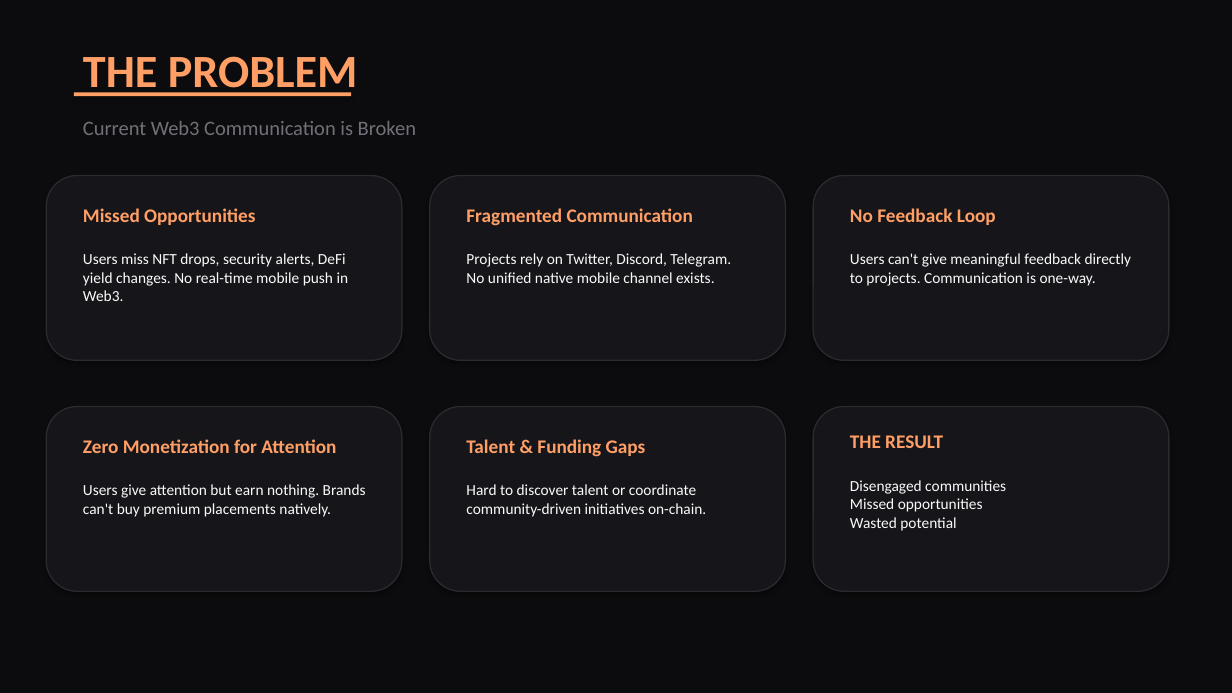
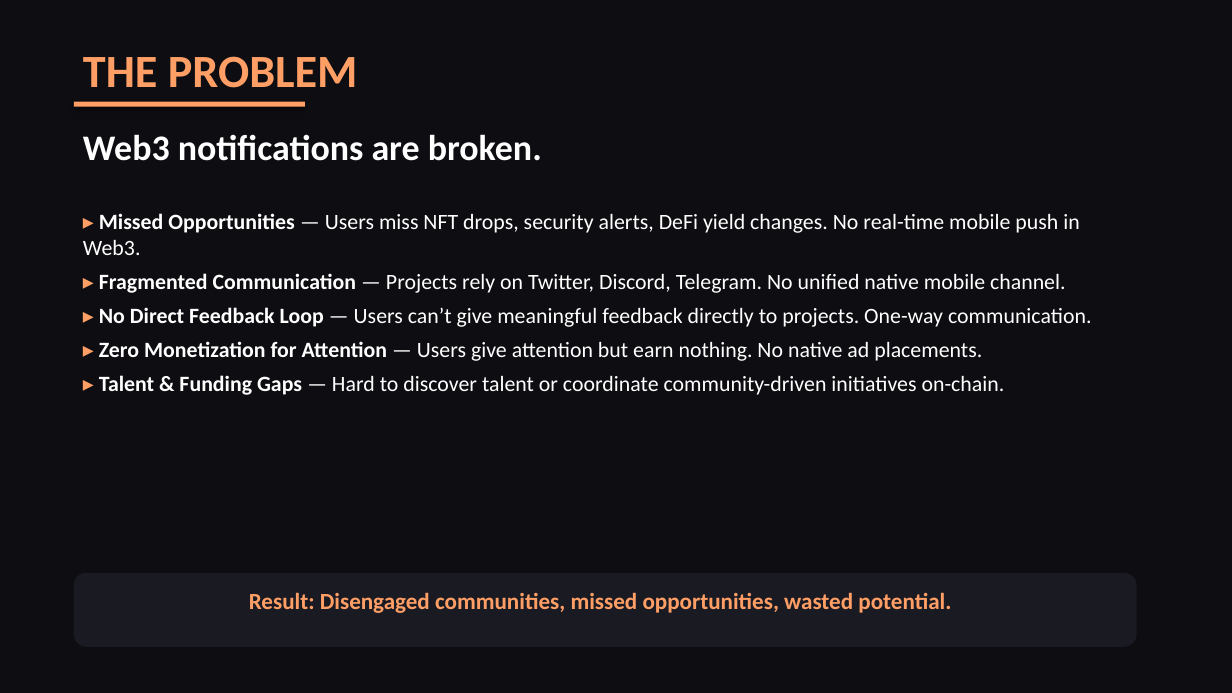
Before and after one commit to DEEPBRANDINGDOOH/DEEP-PULSE, a slide deck: slide 2 of DEEP_PULSE_PITCH_DECK_2026.pptx. Drawn at 1232x693 pixels with LibreOffice and Linux fonts; fonts in the diff are those of the drawing. Boxes give left, top, right and bottom in pixels: in the first picture for what was removed or moved away, otherwise in the second. Text is boxed around its words. In the diff, an @@ line names an element or a change of style, - is before the commit and + after.

```diff
--- a/DEEP_PULSE_PITCH_DECK_2026.pptx
+++ b/DEEP_PULSE_PITCH_DECK_2026.pptx
@@ background #0C0C0E to #0D0D12 @@
@@ text "THE PROBLEM" rewrapped from [83,56,358,96] to [83,56,358,88] @@
@@ rectangle: place and size @@
-rectangle at [74,92,351,96]
+rectangle at [74,102,305,107]
@@ text at [83,134,542,161]: text changed; size 16 to 28 pt; text colour #707078 to #FFFFFF; bold on @@
-Current Web3 Communication is Broken
+Web3 notifications are broken.
@@ rounded rectangle removed at [46,176,402,360] @@
@@ rounded rectangle removed at [430,176,786,360] @@
@@ rounded rectangle removed at [813,176,1169,360] @@
@@ text removed at [83,208,255,225] @@
-Missed Opportunities
@@ text removed at [466,208,693,226] @@
-Fragmented Communication
@@ text removed at [850,208,996,225] @@
-No Feedback Loop
@@ text added at [83,213,1091,395], 17 pt, text #FFFFFF @@
+▸ Missed Opportunities — Users miss NFT drops, security alerts, DeFi yield changes. No real-time mobile push in Web3.
+▸ Fragmented Communication — Projects rely on Twitter, Discord, Telegram. No unified native mobile channel.
+▸ No Direct Feedback Loop — Users can’t give meaningful feedback directly to projects. One-way communication.
+▸ Zero Monetization for Attention — Users give attention but earn nothing. No native ad placements.
+▸ Talent & Funding Gaps — Hard to discover talent or coordinate community-driven initiatives on-chain.
@@ text removed at [83,253,349,301] @@
-Users miss NFT drops, security alerts, DeFi yield changes. No real-time mobile push in Web3.
@@ text removed at [466,253,731,283] @@
-Projects rely on Twitter, Discord, Telegram. No unified native mobile channel exists.
@@ text removed at [850,253,1132,286] @@
-Users can't give meaningful feedback directly to projects. Communication is one-way.
@@ rounded rectangle removed at [46,407,402,592] @@
@@ rounded rectangle removed at [430,407,786,592] @@
@@ rounded rectangle removed at [813,407,1169,592] @@
@@ text removed at [83,439,336,453] @@
-Zero Monetization for Attention
@@ text removed at [466,439,646,457] @@
-Talent & Funding Gaps
@@ text removed at [850,435,943,448] @@
-THE RESULT
@@ text removed at [83,484,366,517] @@
-Users give attention but earn nothing. Brands can't buy premium placements natively.
@@ text removed at [466,484,706,517] @@
-Hard to discover talent or coordinate community-driven initiatives on-chain.
@@ rounded rectangle added at [74,573,1137,647], fill #1A1A22 @@
@@ text at [249,592,951,613]: text changed; size 12 to 18 pt; text colour #FAFAFA to #FF9F66; bold on @@
-Disengaged communities
-Missed opportunities
-Wasted potential
+Result: Disengaged communities, missed opportunities, wasted potential.
```
Also in this commit, not shown: 3 other slides changed, 10 slides added, 10 slides removed, 1 other file.
